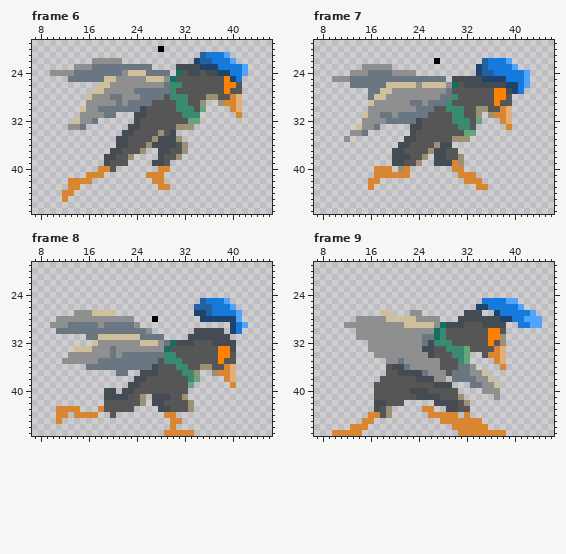
Pixel-art file -- Assets/Textures/Pigeon/PigeonRun.ase. The picture above is the old version.
48x48 pixels, 9 frames. Shown: frame 6: x 7..46, y 19..47; frame 7: x 7..46, y 19..47; frame 8: x 7..46, y 19..47; frame 9: x 7..46, y 19..47. The commit also changed other frames, which this record leaves out.
And afterwards:
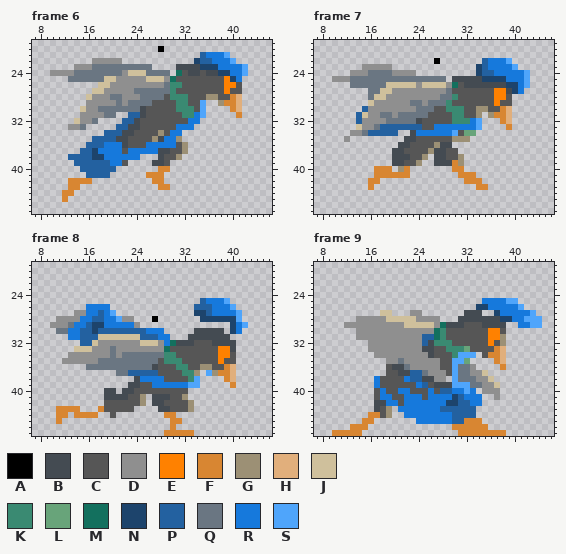
Palette (. is transparent): A #000000  B #444b52  C #565656  D #8f8f8f  E #ff8100  F #d88632  G #9c9075  H #e1af7c  J #cfc09c  K #3a8a72  L #68a47a  M #13705e  N #1d446c  P #2361a0  Q #6a7682  R #1679dc  S #4fa5fb
Changes in this commit:
layer "Layer 2" added
Changed rows in their new state; - is an unchanged pixel.
Frame 6, layer "Layer 2":
first column x 13:
29 ----------------------S
30 ----------------------S
31 ----------PP---------RS
32 ---------PP---------RR-
33 --------PP--------RRR--
34 ------PPP--------RR----
35 ----PPPP--------RR-----
36 ---PPPRRR----RRRRR-----
37 --PPNRRRR-RRRRR--------
38 PPPPNNRRRRRR-----------
39 -PPPPPPRR--------------
40 --PPPPPP---------------
41 ---PPPP----------------
Frame 7, layer "Layer 2":
first column x 14:
30 -P-------------------
31 P--------------------
32 P------------------RS
33 ----PPPPPPP--RRRRRRRS
34 --PPPPP---RRRRRRS----
Frame 8, layer "Layer 2":
first column x 13:
26 ---RRRR----------
27 ---RRPRS---------
28 --RRPPRRS--------
29 -RRPNNRRRRR------
30 RRPPNPPPPPPPPRRR-
31 RRPPP-------PPPRR
32 --PP------------R
first column x 23:
37 PPPPP--------S
38 --RRRR-----S--
39 ----RRRRRRSS--
Frame 9, layer "Layer 2":
first column x 17:
31 --------PP--------
32 --------P---------
34 --------------SSS-
35 -------------SS---
36 -------------S----
37 ------PP-----S----
38 R----RPP-----S----
39 R------RP----SSS--
40 -R--RRCCCR-PPRRSR-
41 -RR--RRRCRRRRNPRRR
42 --RR-RRRRRRRNNPPRR
43 ----RRRRRRRPPPPPP-
44 -----RRRRRRRRPPPP-
45 -------RRRRRRPP---
Changed places in both pictures, as pixel boxes (x1, y1, x2, y2):
changed: (68, 100, 206, 178)
changed: (356, 106, 482, 136)
changed: (68, 304, 170, 346)
changed: (128, 370, 212, 388)
changed: (374, 334, 482, 424)
